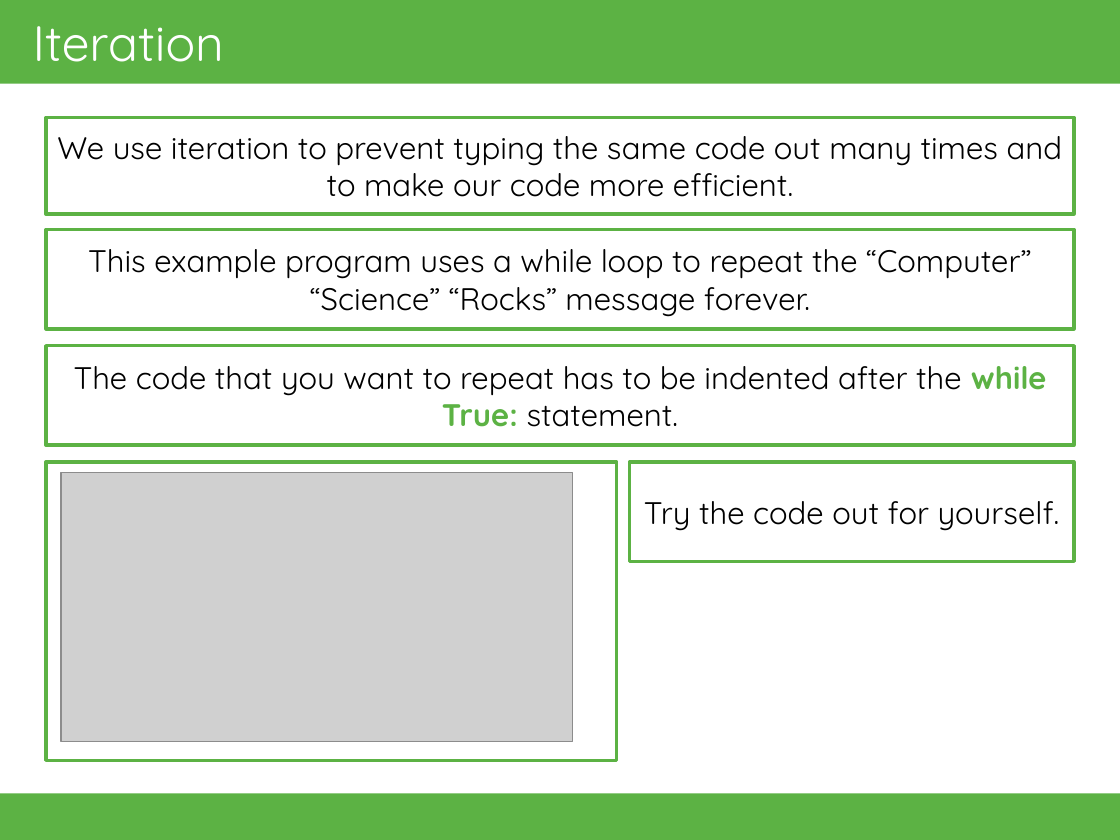
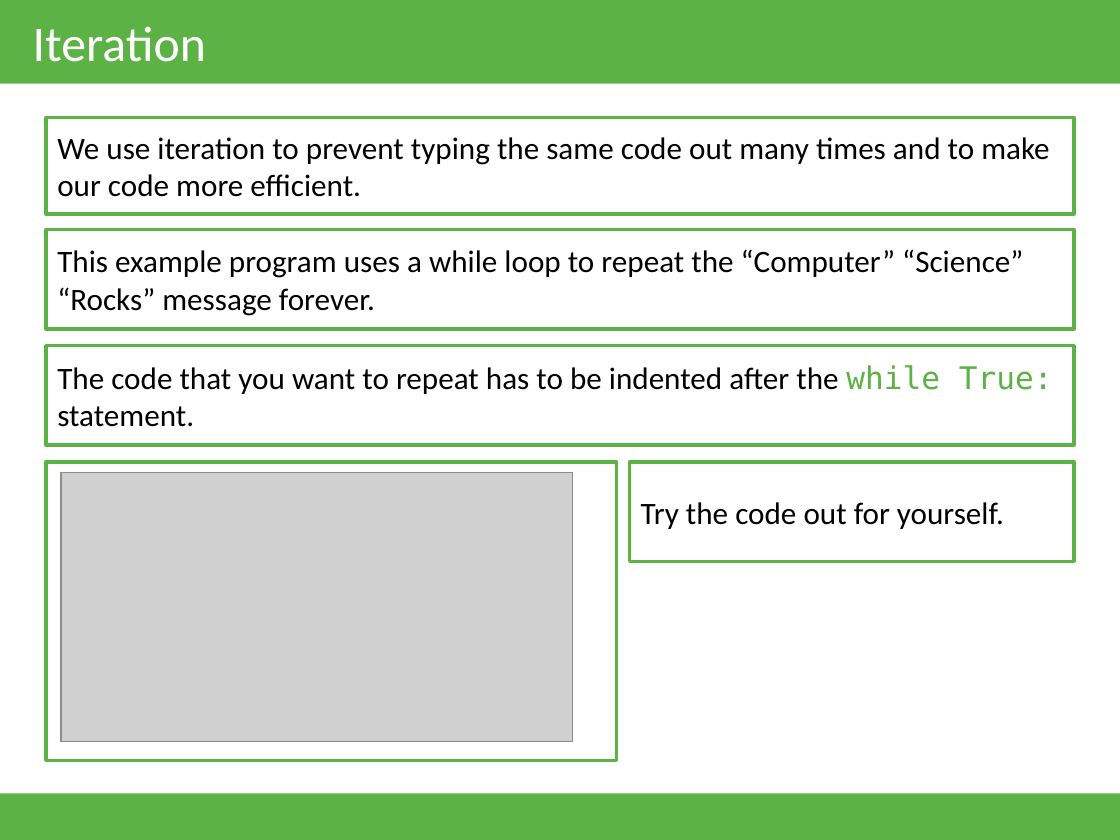
Before and after one commit to tmcdigitech/9a, a slide deck: slide 2 of static/files/microbit/03-Iteration-and-Selection.pptx. Drawn at 1120x840 pixels with LibreOffice and Linux fonts; fonts in the diff are those of the drawing; grey boxes stand for pictures. Boxes give left, top, right and bottom in pixels: in the first picture for what was removed or moved away, otherwise in the second. Text is boxed around its words. In the diff, an @@ line names an element or a change of style, - is before the commit and + after.

```diff
--- a/static/files/microbit/03-Iteration-and-Selection.pptx
+++ b/static/files/microbit/03-Iteration-and-Selection.pptx
@@ title "Iteration" at box(33, 26, 206, 62): font Quicksand to Calibri @@
@@ rectangle "The code that you want ..." at box(46, 346, 1074, 446): font Quicksand to Calibri in "The code that you want to repeat ..."; font Quicksand to DejaVu Sans Mono, bold off in "while True:"; alignment centre to left @@
@@ font Quicksand to Calibri; alignment centre to left in 3 elements at box(46, 118, 1074, 214), box(46, 230, 1074, 329), box(629, 463, 1074, 562) @@
```
Also in this commit, not shown: 8 other slides changed, 6 other files.
